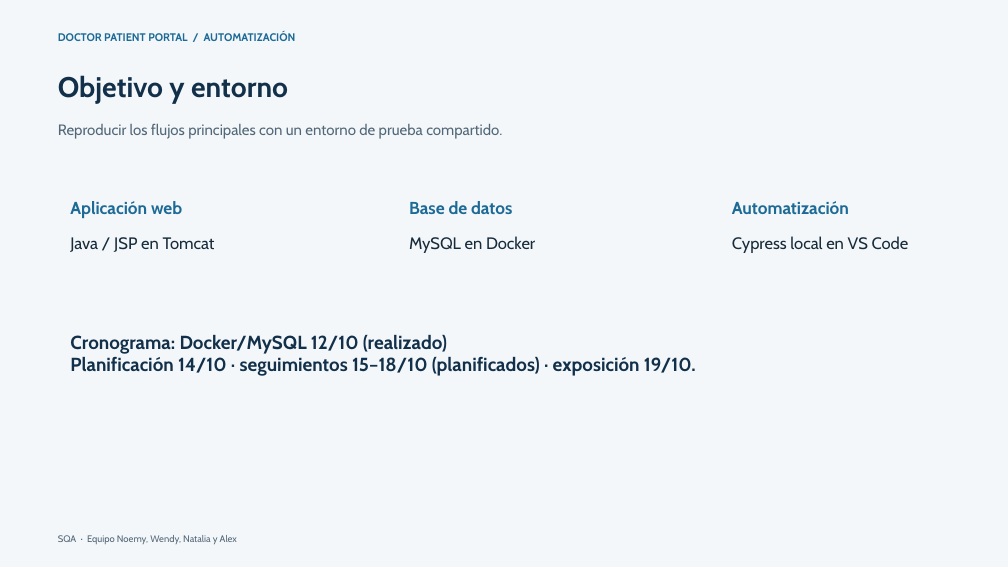
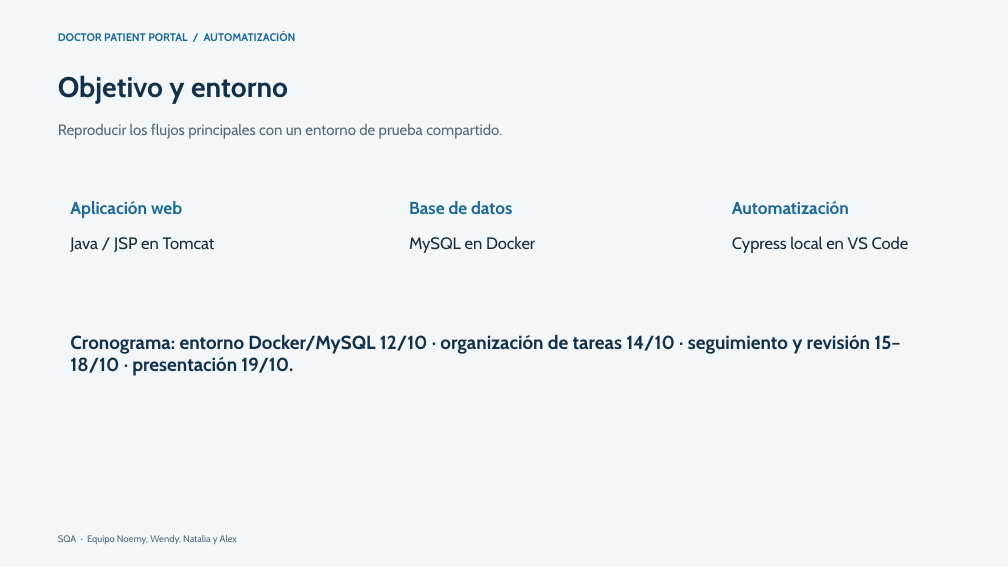
Before and after one commit to Lurey14/doctor-patient-portal-sqa-cypress, a slide deck: slide 2 of entregables/04-Exposicion-Organizacion-Git.pptx. Drawn at 1008x567 pixels with LibreOffice and Linux fonts; fonts in the diff are those of the drawing. Boxes give left, top, right and bottom in pixels: in the first picture for what was removed or moved away, otherwise in the second. Text is boxed around its words. In the diff, an @@ line names an element or a change of style, - is before the commit and + after.

```diff
--- a/entregables/04-Exposicion-Organizacion-Git.pptx
+++ b/entregables/04-Exposicion-Organizacion-Git.pptx
@@ text at box(70, 335, 900, 376): text changed @@
-Cronograma: Docker/MySQL 12/10 (realizado)
-Planificación 14/10 · seguimientos 15–18/10 (planificados) · exposición 19/10.
+Cronograma: entorno Docker/MySQL 12/10 · organización de tareas 14/10 · seguimiento y revisión 15–18/10 · presentación 19/10.
```
Also in this commit, not shown: 3 other slides changed, 8 other files.
